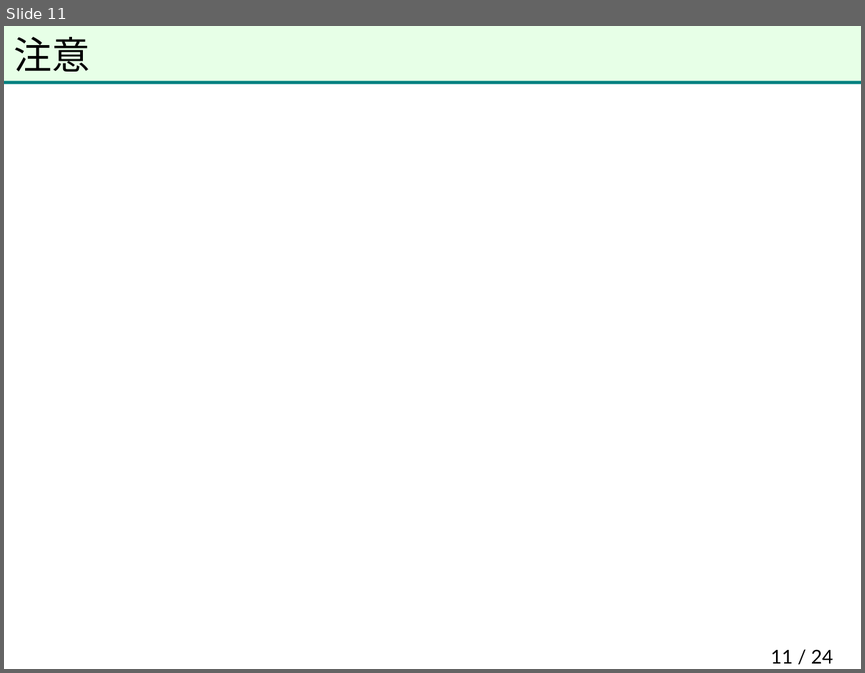
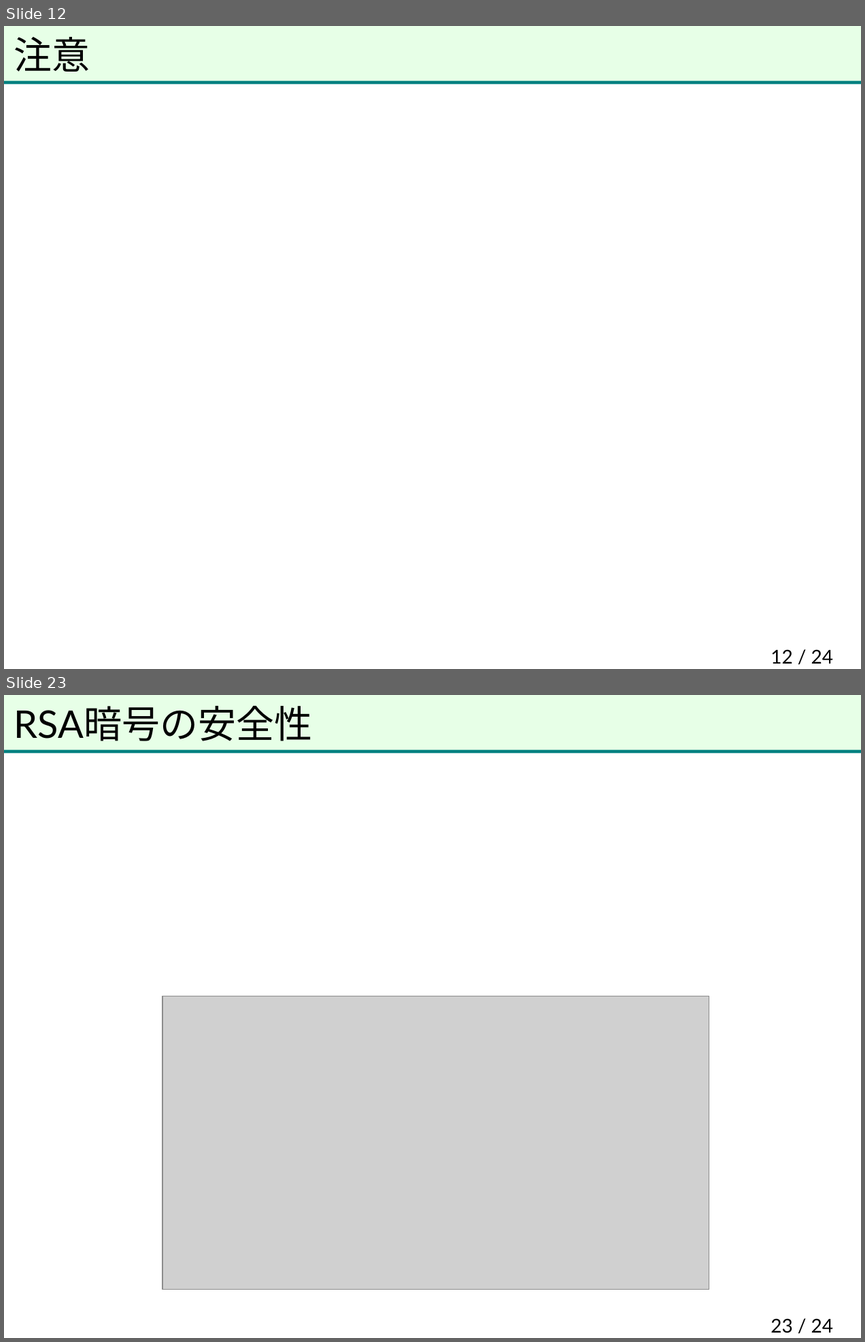
Before and after one commit to herumi/anninbon, a slide deck: lec/anninbon5.pptx. Shown one above the other, each under a label of ours: slide 11 before the commit, slides 12 and 23 after it; the slides between them are not shown. The pictures are 865x673 and 865x1342 pixels, drawn with LibreOffice and Linux fonts; fonts in the diff are those of the drawing; grey boxes stand for pictures; background and template pictures are left out. Boxes give left, top, right and bottom in pixels: in the first picture for what was removed or moved away, otherwise in the second. Text is boxed around its words. In the diff, an @@ line names an element or a change of style, - is before the commit and + after.

```diff
--- a/lec/anninbon5.pptx
+++ b/lec/anninbon5.pptx
@@ slide 23 added at (4,695,861,1338), background picture (left out); not listed: 2 template elements that a slide beside it also shows @@
@@ title added at (14,706,312,741), 32 pt, text #000000 @@
+RSA暗号の安全性
@@ picture added at (162,996,709,1289) @@
@@ page number added at (770,1318,833,1333), 16 pt, text #000000 @@
+23 / 24
@@ what was slide 11 is now slide 12 @@
@@ page number at (770,649,833,663): text changed @@
-11 / 24
+12 / 24
```
Also in this commit, not shown: 17 other slides added.
